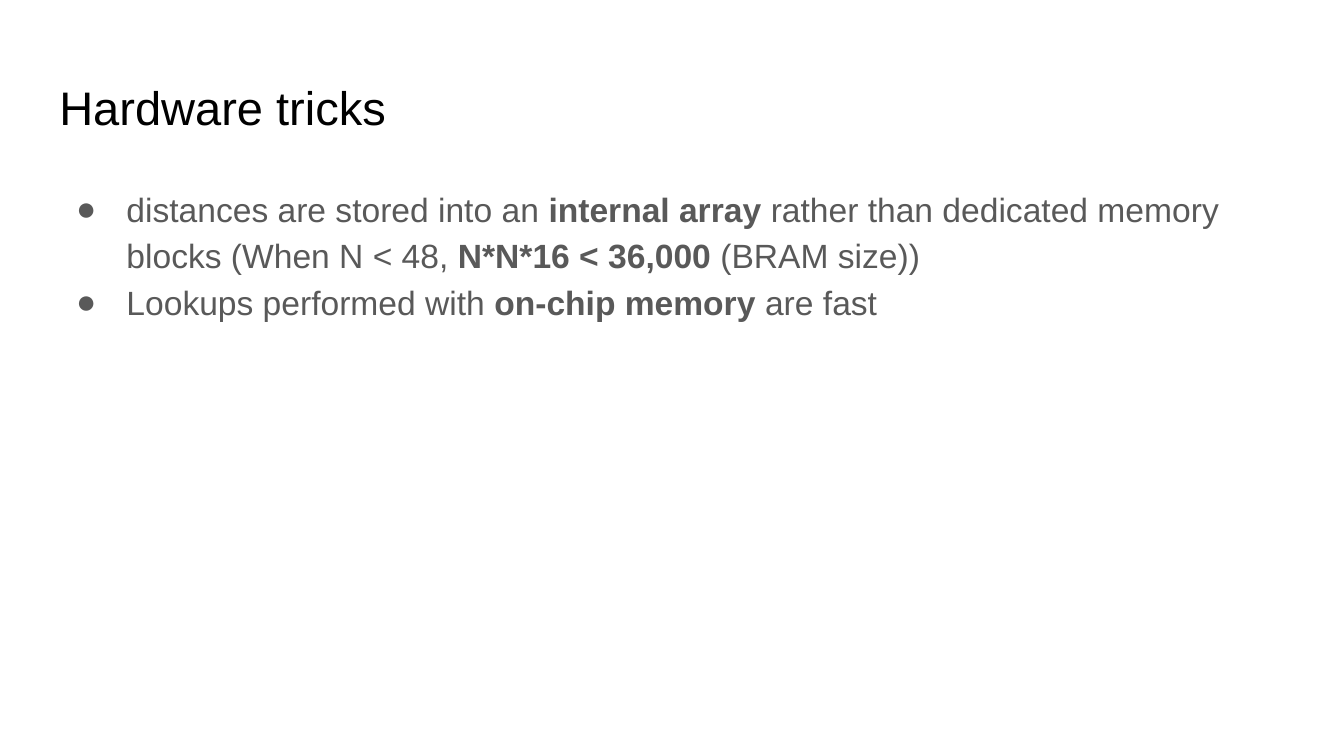
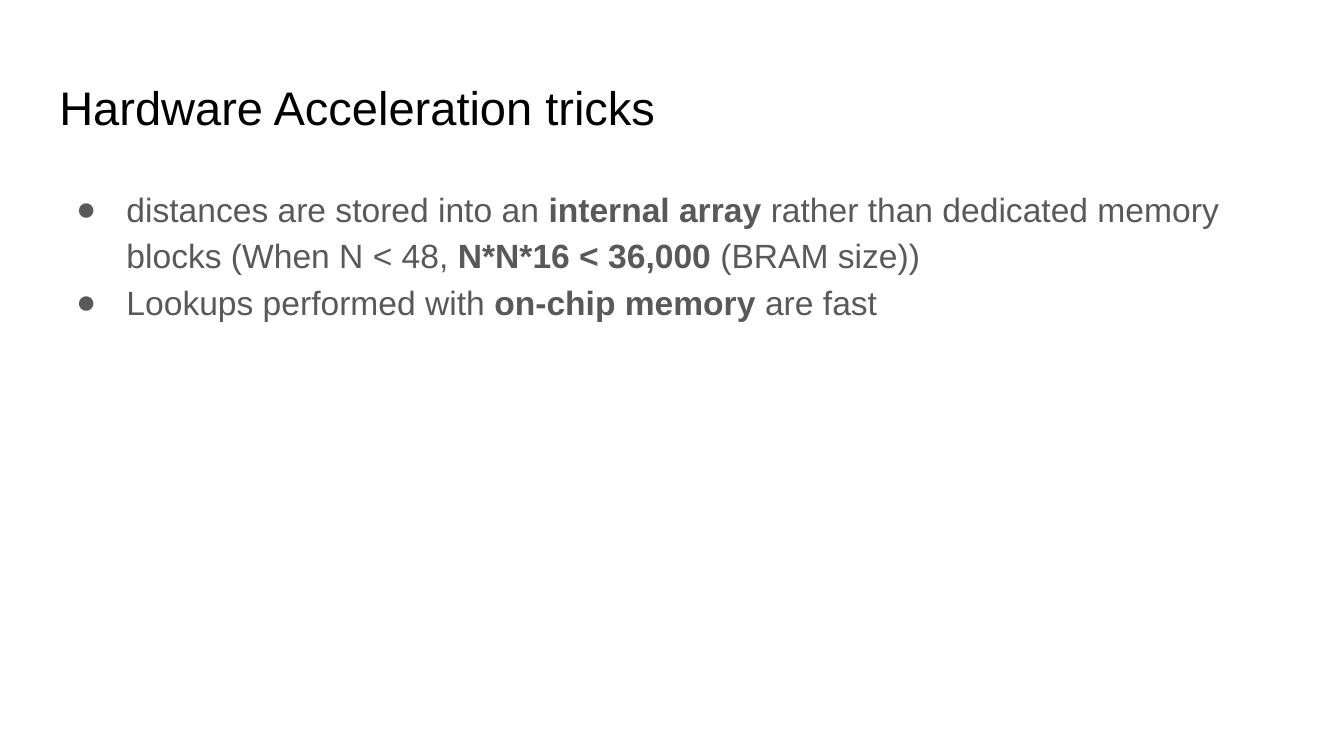
Before and after one commit to teutoniclongboat/traveling-salesperson, a slide deck: slide 9 of 1102127S_presentation.pptx. Drawn at 1344x756 pixels with LibreOffice and Linux fonts; fonts in the diff are those of the drawing. Boxes give left, top, right and bottom in pixels: in the first picture for what was removed or moved away, otherwise in the second. Text is boxed around its words. In the diff, an @@ line names an element or a change of style, - is before the commit and + after.

```diff
--- a/1102127S_presentation.pptx
+++ b/1102127S_presentation.pptx
@@ title at (59, 91, 655, 126): text changed @@
-Hardware tricks
+Hardware Acceleration tricks
```
Also in this commit, not shown: 1 other slide changed, 3 slides added.
